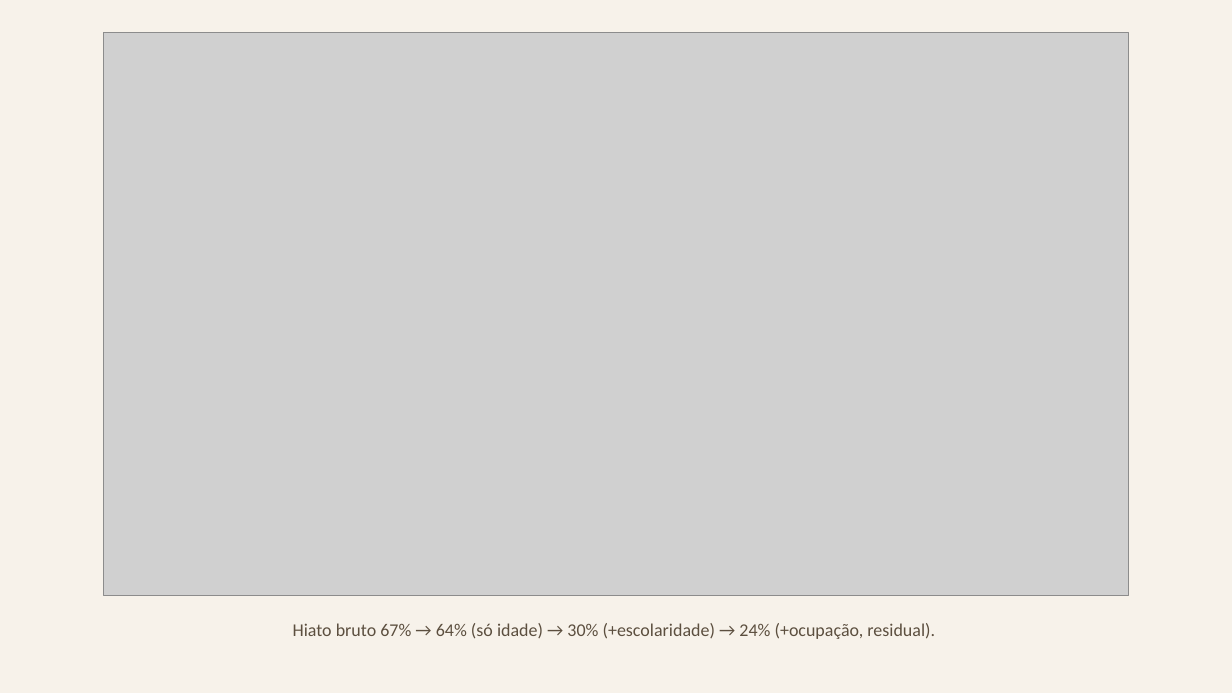
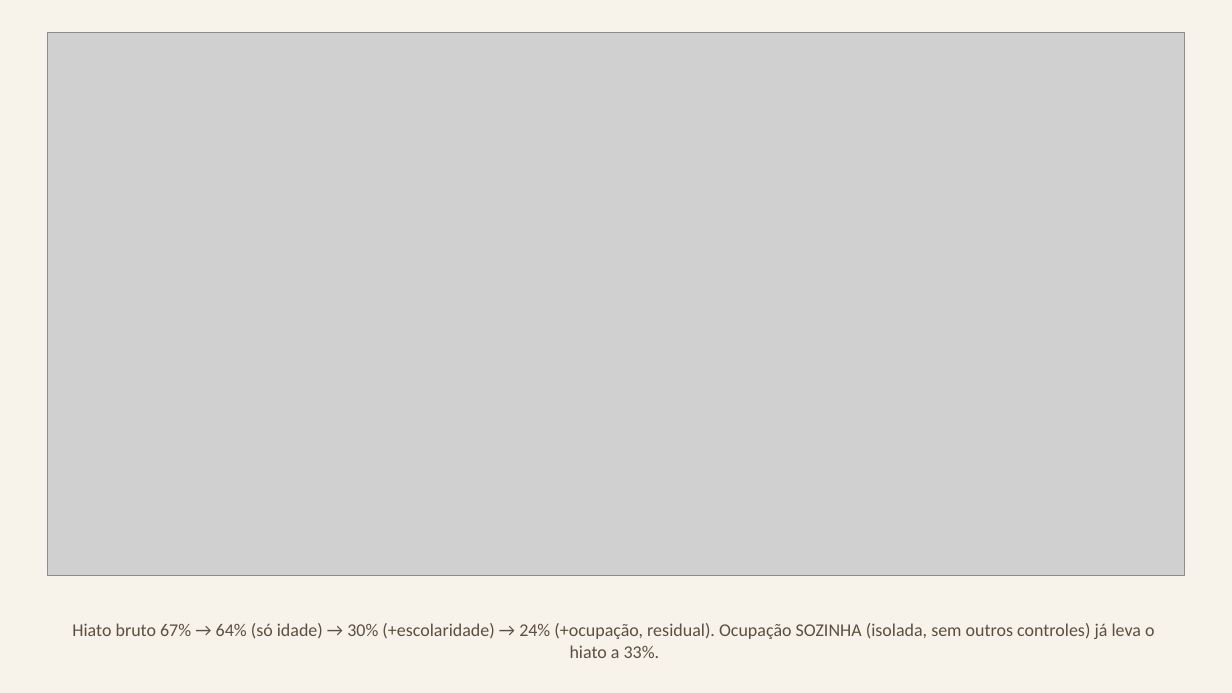
Before and after one commit to FelipeSantanaJ/Hub-Racial-Brasil, a slide deck: slide 9 of docs/Datahub_Racial_Brasil_Fase1.pptx. Drawn at 1232x693 pixels with LibreOffice and Linux fonts; fonts in the diff are those of the drawing; grey boxes stand for pictures. Boxes give left, top, right and bottom in pixels: in the first picture for what was removed or moved away, otherwise in the second. Text is boxed around its words. In the diff, an @@ line names an element or a change of style, - is before the commit and + after.

```diff
--- a/docs/Datahub_Racial_Brasil_Fase1.pptx
+++ b/docs/Datahub_Racial_Brasil_Fase1.pptx
@@ picture: place and size @@
-picture at [104,32,1128,596]
+picture at [48,32,1185,576]
@@ text at [72,623,1154,658]: text changed @@
-Hiato bruto 67% → 64% (só idade) → 30% (+escolaridade) → 24% (+ocupação, residual).
+Hiato bruto 67% → 64% (só idade) → 30% (+escolaridade) → 24% (+ocupação, residual). Ocupação SOZINHA (isolada, sem outros controles) já leva o hiato a 33%.
```
Also in this commit, not shown: 1 other slide changed, 13 slides added.
